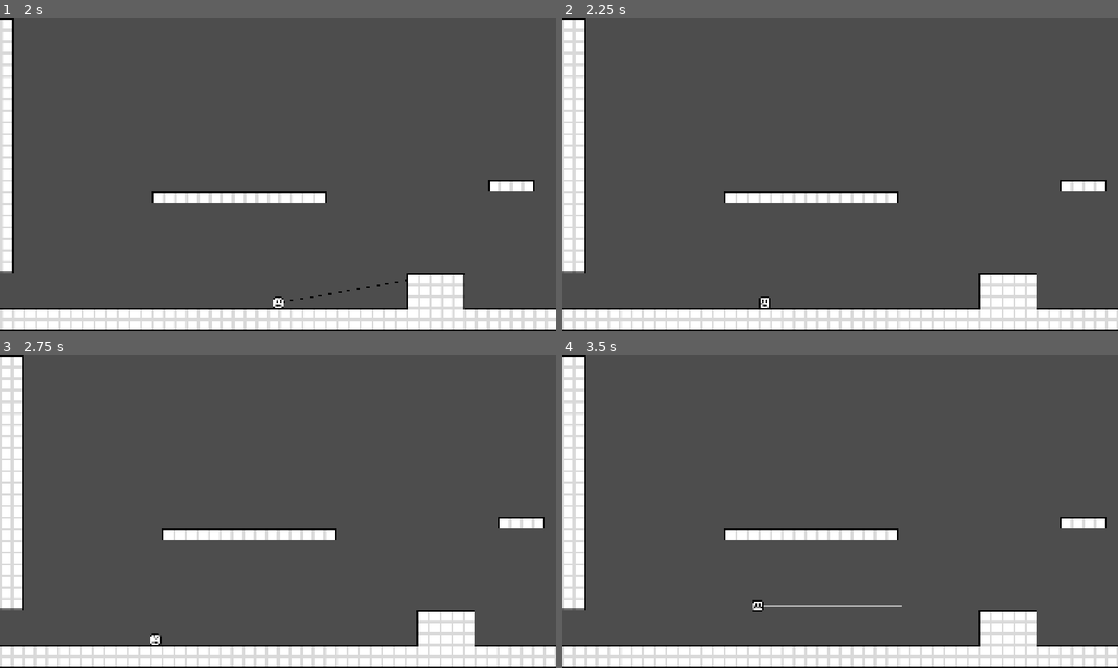
Above: before the commit, frames 1-4 (two rows, left to right).
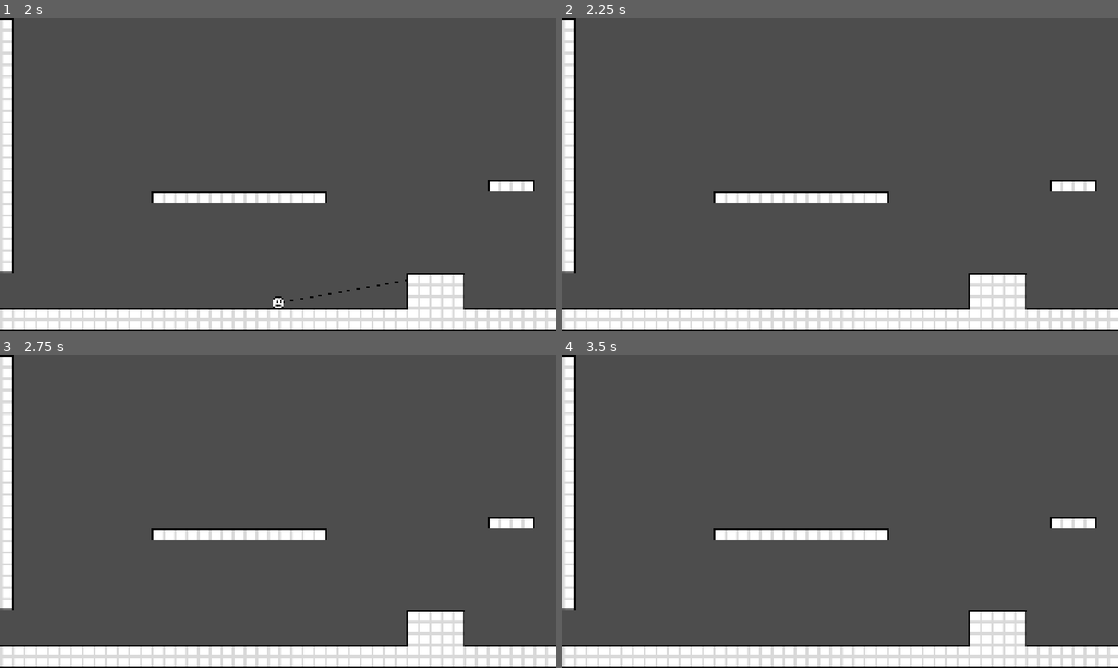
Above: after the commit, the same moments.

Repository: ADON15c/Spell-Hook
Game: Godot game, scene res://scenes/game/game.tscn
Two runs of this game, one before a commit and one after it. Both use one fixed random seed, a clock stepped at 60 frames per second and the inputs below.
Inputs:
- Up to frame 1 (2 s): tap Enter at 0.5 s; hold Right (move_right) from 0.53 s (still down); tap X (grapple) at 0.6, 1.35 s; tap C (jump) at 0.77, 1.52 s
- Up to frame 2 (2.25 s): tap R (restart) at 2 s; release Right (move_right) at 2.03 s; hold Left (move_left) from 2.03 s (still down); tap X (grapple) at 2.1 s
- Up to frame 3 (2.75 s): keep holding Left (move_left)
- Up to frame 4 (3.5 s): release Left (move_left) at 2.78 s; hold Right (move_right) from 2.78 s (still down); tap X (grapple) at 2.85 s; tap C (jump) at 3.02 s

Frame 1 is identical in both runs. In frame 2, 4.3% of the frame differs, in the area x 1-100%, y 0-100%; in frame 3, 4.3%; in frame 4, 4.4%.

Commit message:
Started redoing level restarts

Diff:
--- a/scenes/level_container/level_container.gd
+++ b/scenes/level_container/level_container.gd
@@ -11,7 +11,17 @@
 func _ready():
 	if !current_level_scene:
 		return
+	else:
+		load_level(current_level_scene)
 
+
+func set_camera_bounds(bounds: Rect2):
+	camera.limit_left = round(bounds.position.x)
+	camera.limit_right = round(bounds.size.x + bounds.position.x)
+	camera.limit_top = round(bounds.position.y)
+	camera.limit_bottom = round(bounds.size.y + bounds.position.y)
+
+func load_level(level_scene: PackedScene):
 	current_level = current_level_scene.instantiate()
 	add_child(current_level)
 
@@ -20,17 +30,12 @@
 		remote_transform.remote_path = camera.get_path()
 		current_level.player.add_child(remote_transform)
 
-		if current_level.player.has_signal("death"):
-			current_level.player.death.connect(restart)
+		#if current_level.player.has_signal("death"):
+			#current_level.player.death.connect(restart)
 
 	if current_level.has_rooms:
 		current_level.changed_room.connect(set_camera_bounds)
 
-func set_camera_bounds(bounds: Rect2):
-	camera.limit_left = round(bounds.position.x)
-	camera.limit_right = round(bounds.size.x + bounds.position.x)
-	camera.limit_top = round(bounds.position.y)
-	camera.limit_bottom = round(bounds.size.y + bounds.position.y)
-
 func restart():
-	get_tree().reload_current_scene()
+	current_level.queue_free()
+	load_level(current_level_scene)
